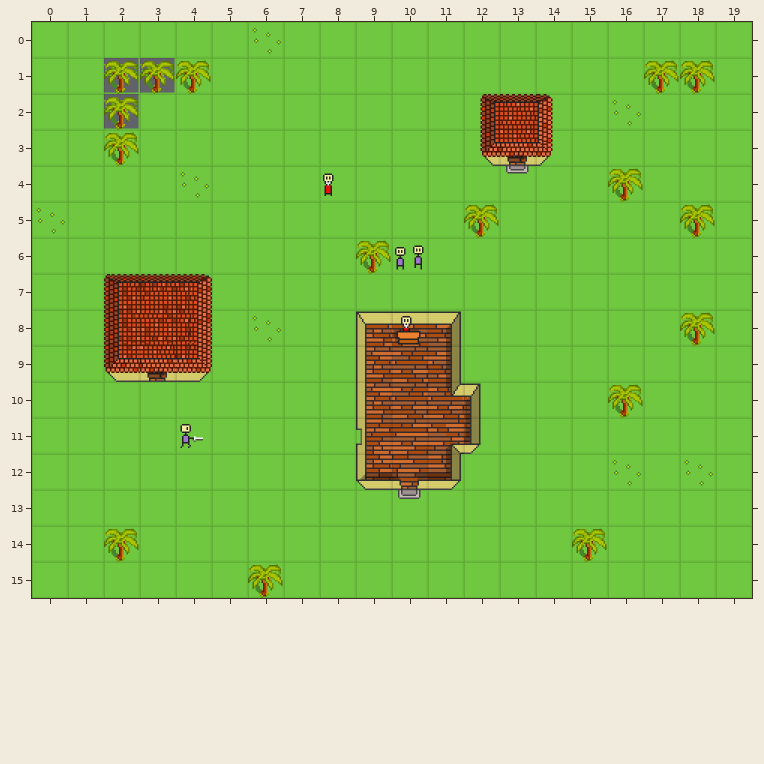
Tiled map -- tests/mapeditor/map.tmx. The first picture shows the starting point.
Cells are 48x48 px. Shown: x 0..19, y 0..15.
The same view after the edit:
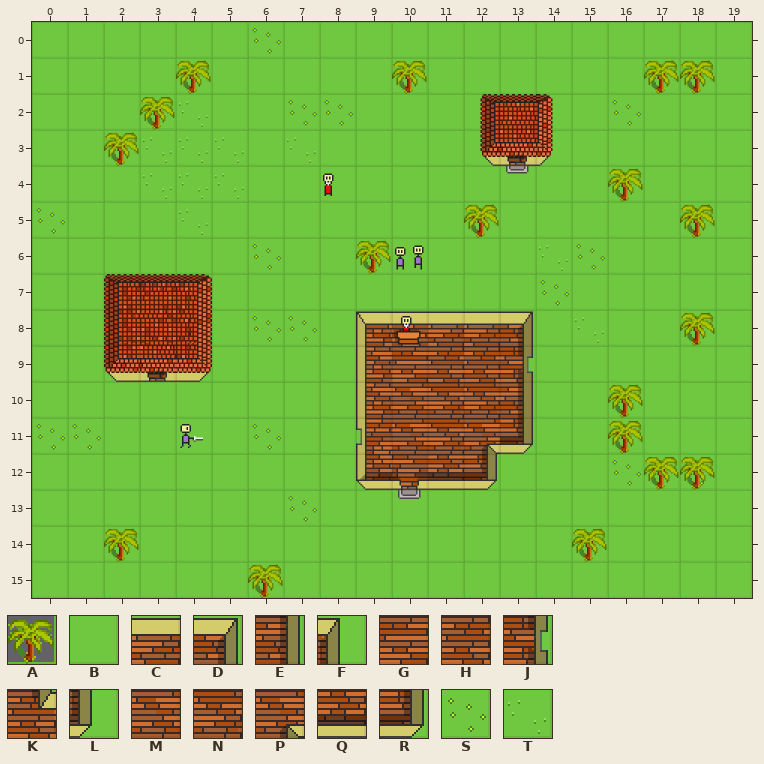
Key: from "Ground": A 0; from "tiles": B 2, C 24, D 25, E 28, F 33, G 44, H 45, J 46, K 49, L 54, M 65, N 66, P 70, Q 87, R 88, S 118, T 138.
_ is an empty cell.
Tiles of an added or newly shown layer are drawn over the layers below it.
Changes in this commit:
Layer "background":
y 1: x 2..3 AA -> BB
y 2: x 2 A -> B
y 8: x 11..13 DBB -> CCD
y 9: x 11..13 EBB -> HHJ
y 10: x 11..13 KFB -> NNE
y 11: x 11..13 PLB -> NPR
y 12: x 11..12 RB -> QR
Layer "front" (now shown):
y 1: x 10 _ -> A
y 2: x 3..4 __ -> AT; x 7..8 __ -> SS
y 3: x 3..5 ___ -> TTT; x 7 _ -> T
y 4: x 3..5 ___ -> TTT
y 5: x 4 _ -> T
y 6: x 6 _ -> S; x 14..15 __ -> TS
y 7: x 14 _ -> S
y 8: x 7 _ -> S; x 15 _ -> T
y 9: x 10 _ -> G
y 10: x 10 _ -> M
y 11: x 0..1 __ -> SS; x 6 _ -> S; x 10 _ -> M; x 16 _ -> A
y 12: x 17..18 __ -> AA
y 13: x 7 _ -> S
